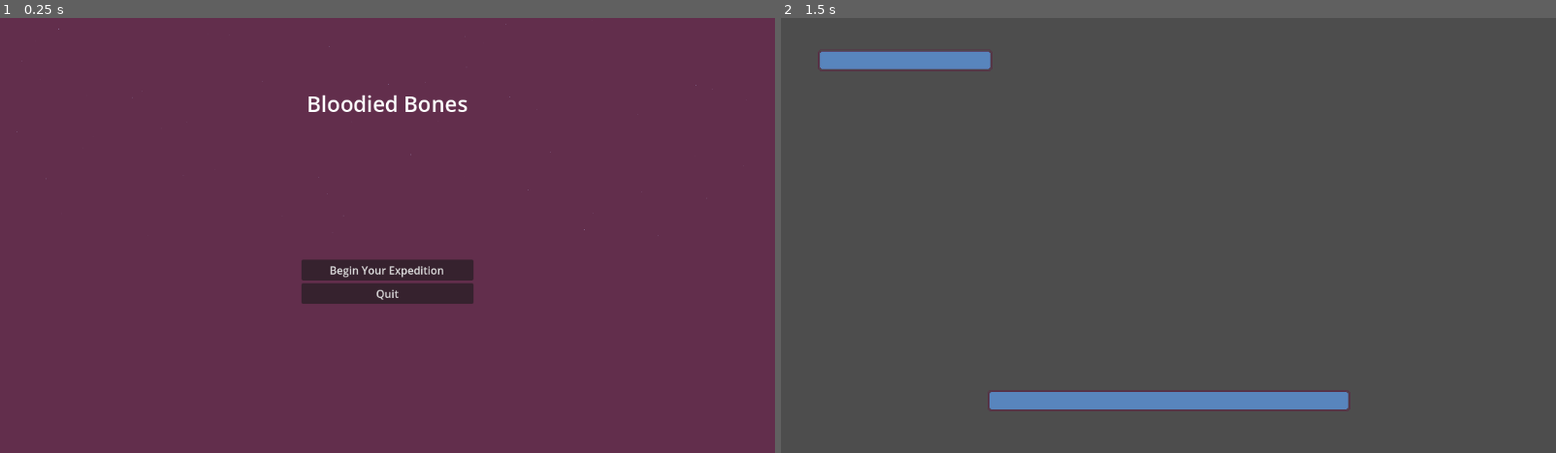
Above: before the commit, frames 1-2 (left to right).
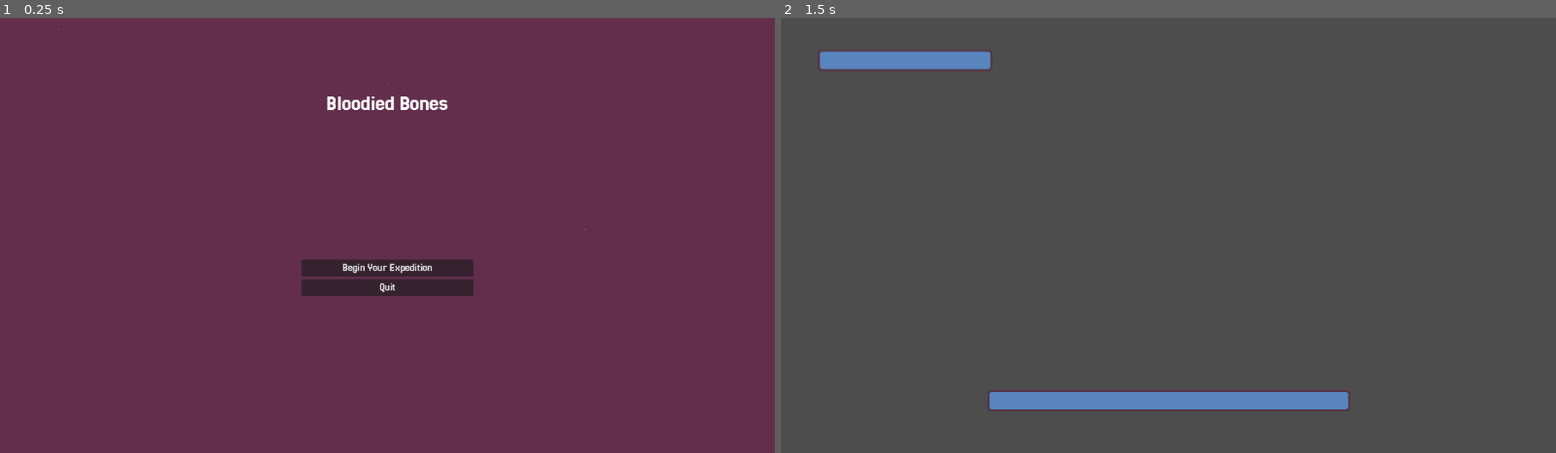
Above: after the commit, the same moments.

Repository: Mightysmallfry/BonesAndBullets
Game: Godot game, scene res://main_menu.tscn
The game is run twice, just before and just after one commit, with the same random seed, the same clock (stepped at 60 frames per second) and the same inputs.
Inputs:
- Up to frame 1 (0.25 s): no input
- Up to frame 2 (1.5 s): click "Begin Your Expedition" at 0.5 s; tap Enter at 1.25 s

The runs differ from the first frame. In frame 1, 1.4% of the frame differs, in the area x 38-62%, y 17-66%; in frame 2, nothing differs.
Error in both runs: Invalid assignment of property or key 'wait_time' with value of type 'float' on a base object of type 'null instance'. (res://World/main.gd:21)

Commit message:
Changed Universal Font to Jersey25

Diff:
--- a/project.godot
+++ b/project.godot
@@ -23,6 +23,10 @@
 
 project/assembly_name="BandB"
 
+[gui]
+
+theme/custom_font="uid://djongtui2j78e"
+
 [rendering]
 
 textures/canvas_textures/default_texture_filter=0
Binary file added: Assets/Fonts/Jersey25-Regular.ttf
Not shown, added: Assets/Fonts/Jersey25-Regular.ttf.import
